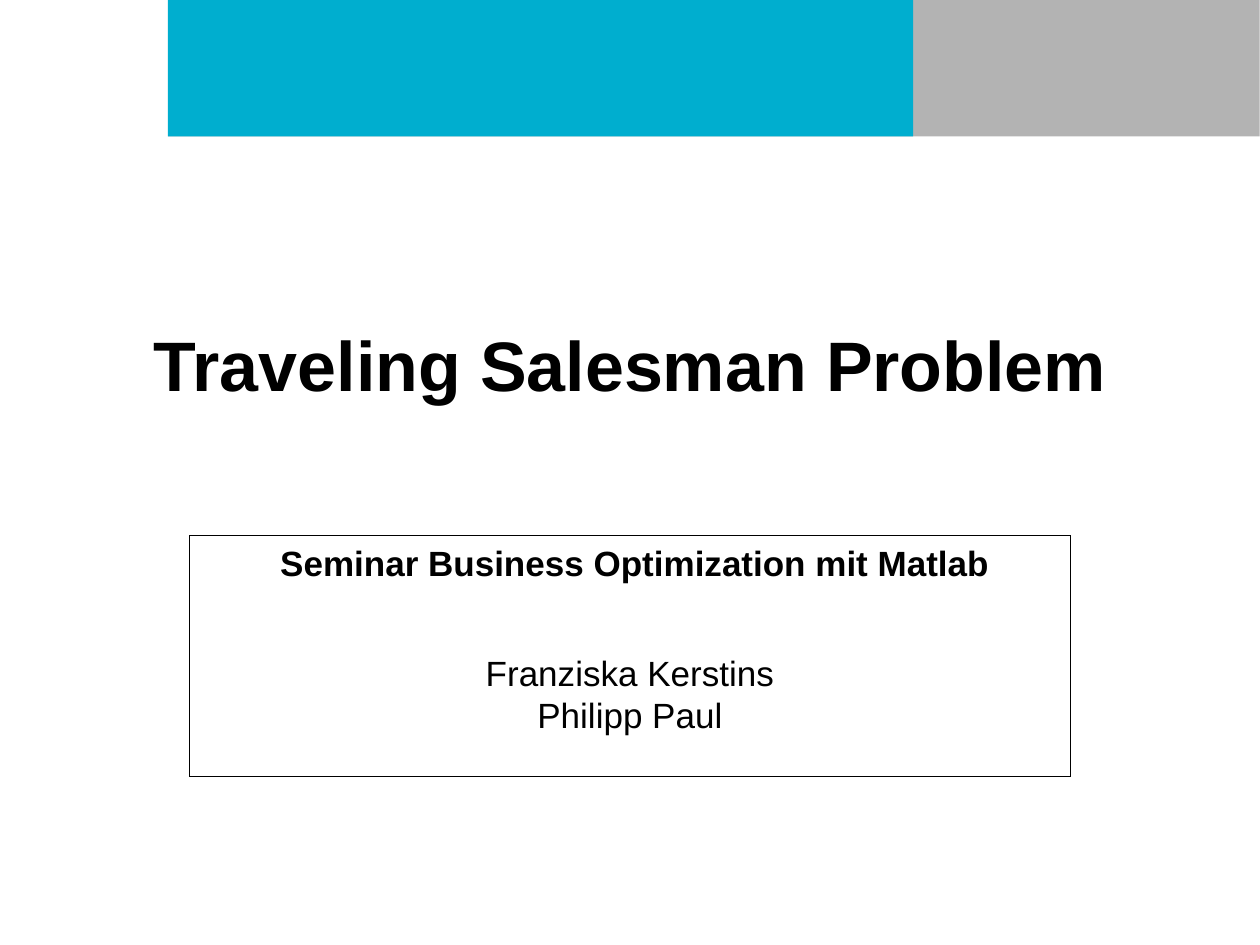
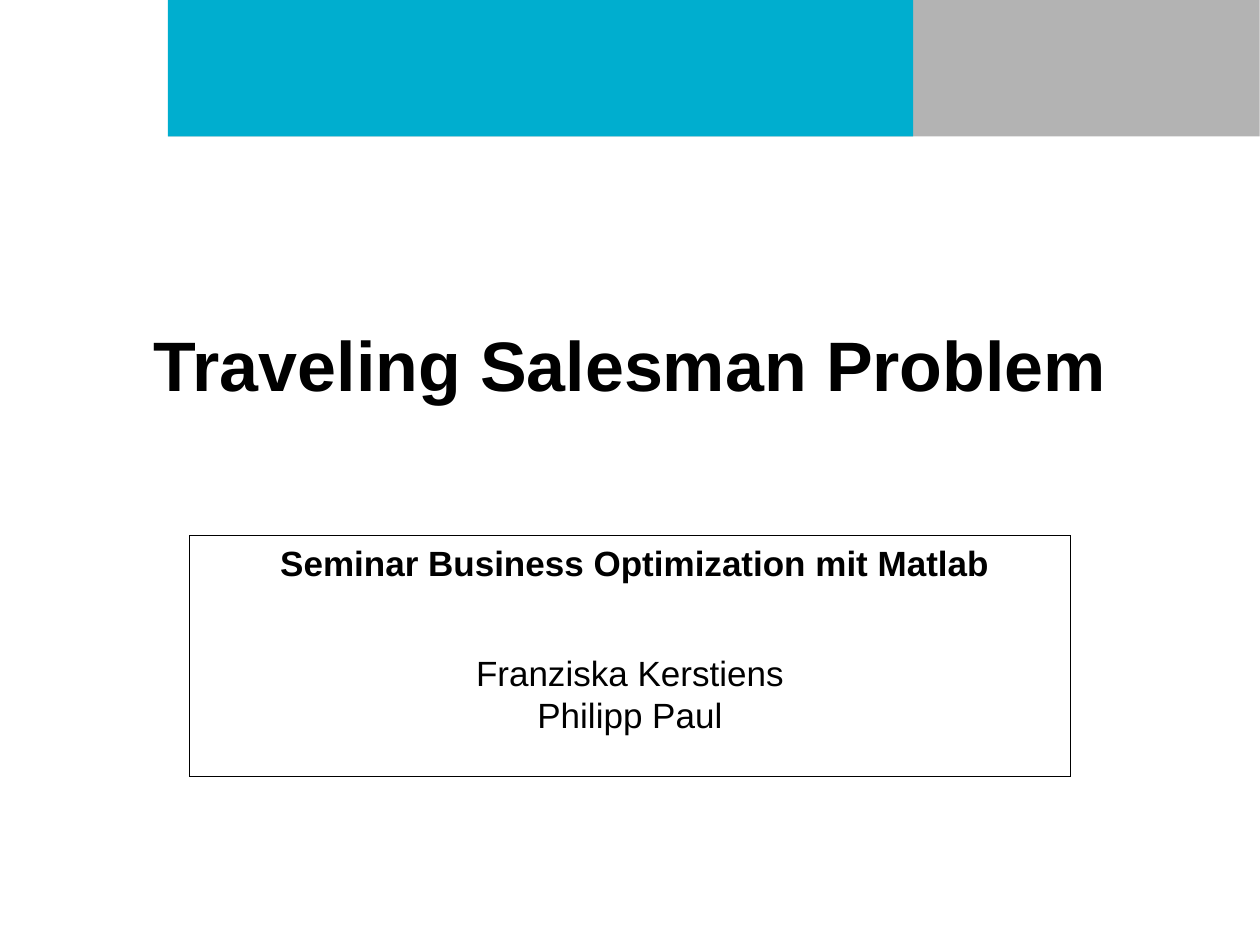
Before and after one commit to philurlaub/matlab2016, a slide deck: slide 1 of Präsentation.pptx. Drawn at 1260x945 pixels with LibreOffice and Linux fonts; fonts in the diff are those of the drawing; background and template pictures are left out. Boxes give left, top, right and bottom in pixels: in the first picture for what was removed or moved away, otherwise in the second. Text is boxed around its words. In the diff, an @@ line names an element or a change of style, - is before the commit and + after.

Commit message:
-final final version

```diff
--- a/Präsentation.pptx
+++ b/Präsentation.pptx
@@ subtitle at box(476, 660, 784, 734): text changed @@
-Franziska Kerstins
-Philipp Paul
+Franziska Kerstiens
+Philipp Paul
```
Also in this commit, not shown: 1 other slide changed.
